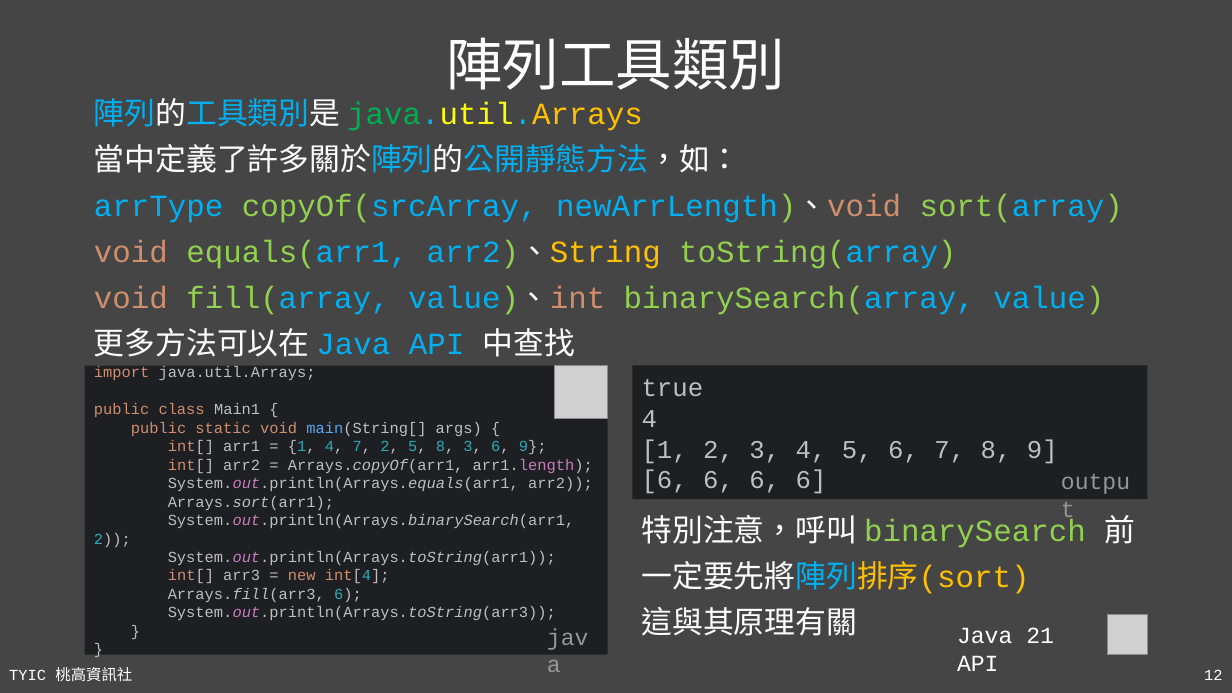
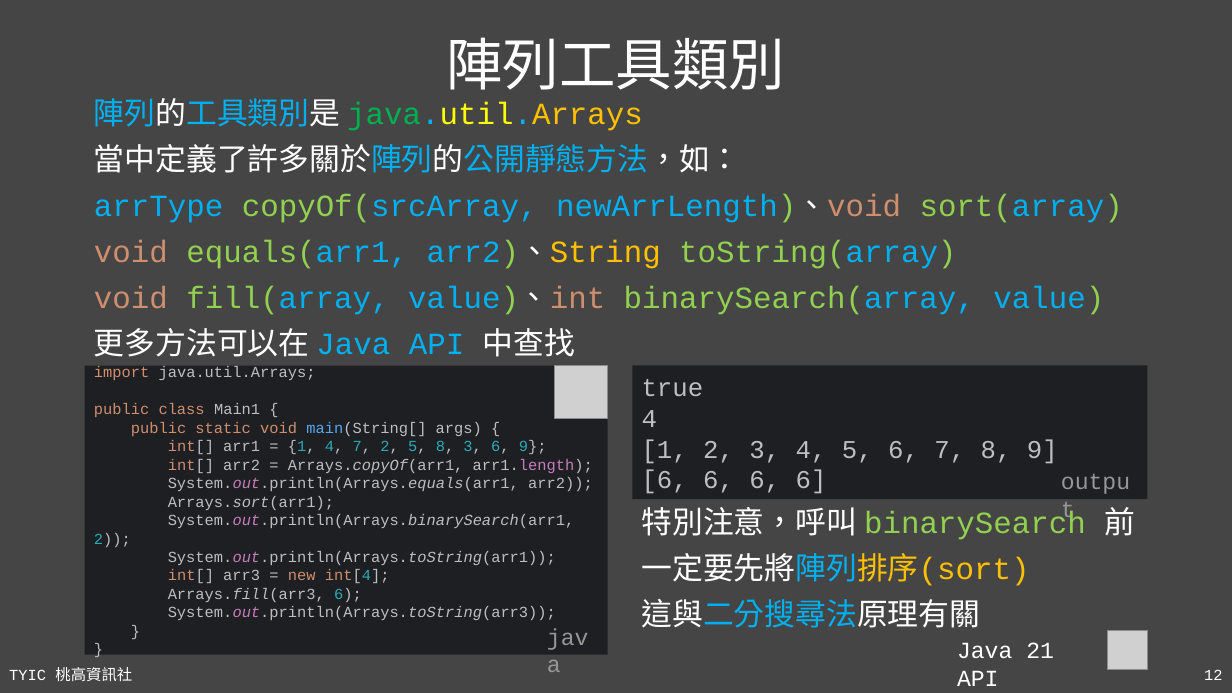
Before and after one commit to TYSHIC/slides, a slide deck: slide 12 of ppt/10_包裝類別與工具類別(1).pptx. Drawn at 1232x693 pixels with LibreOffice and Linux fonts; fonts in the diff are those of the drawing; grey boxes stand for pictures. Boxes give left, top, right and bottom in pixels: in the first picture for what was removed or moved away, otherwise in the second. Text is boxed around its words. In the diff, an @@ line names an element or a change of style, - is before the commit and + after.

```diff
--- a/ppt/10_包裝類別與工具類別(1).pptx
+++ b/ppt/10_包裝類別與工具類別(1).pptx
@@ text "特別注意，呼叫 binarySearch 前": place and size @@
-text "特別注意，呼叫 binarySearch 前" at bbox=[642, 515, 1135, 636]
+text "特別注意，呼叫 binarySearch 前" at bbox=[642, 507, 1135, 628]
@@ text at bbox=[642, 599, 981, 628]: text changed @@
-這與其原理有關
+這與二分搜尋法原理有關
@@ text "Java 21 API": place and size @@
-text "Java 21 API" at bbox=[957, 627, 1054, 671]
+text "Java 21 API" at bbox=[957, 642, 1054, 686]
@@ picture: place and size @@
-picture at bbox=[1108, 616, 1148, 655]
+picture at bbox=[1108, 630, 1148, 670]
```
Also in this commit, not shown: 9 other files.
